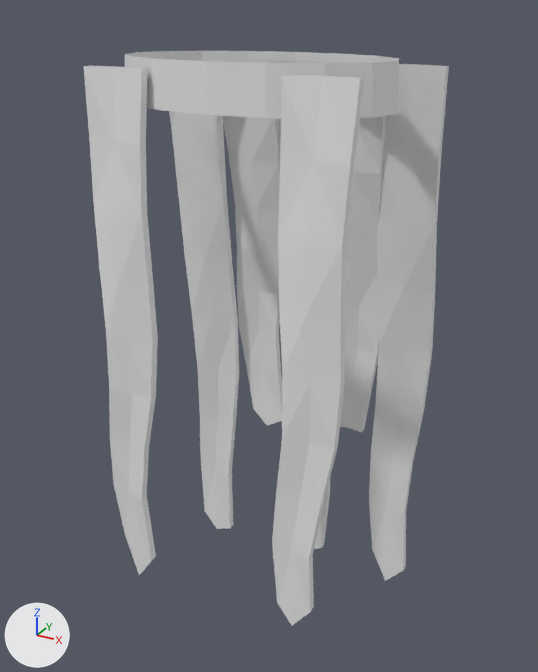
What one commit did to the OBJ model assets/stalker/stalker_coat.obj.
Both versions are drawn from a 50 mm lens placed at (2.13, -3.84, 2.18), pointed at (-0.03, 0.09, 0.22). Arrows for +X, +Y and +Z are at lower left; the lights stay in place. The picture after the commit comes second. Where no turn or scale is listed for an object, it has been applied to the vertices.

The older version as bpy lines, for what is in view:
```python
me_stalker_coat = bpy.data.meshes.new('stalker_coat')
me_stalker_coat.from_pydata(...)  # 410 vertices, 732 faces; spans x -0.92..0.92, y -0.73..0.73, z -1.95..1.95
ob_stalker_coat = bpy.data.objects.new('stalker_coat', me_stalker_coat)
ob_stalker_coat.location = (0.0, 0.0, 0.0)
```
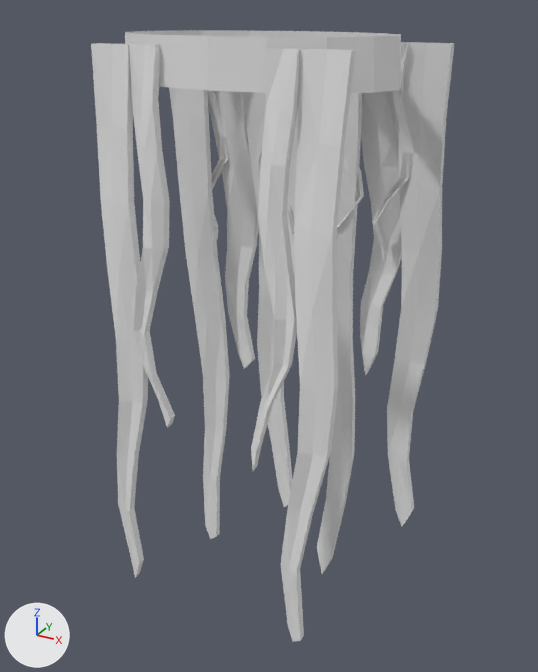
Pixel boxes [x1, y1, x2, y2] of what changed, in the pictures (538 x 672 px; the box of a moved part takes in the faces that stretch with it):
'stalker_coat', reshaped (6% taller)
    before: [84, 51, 449, 626]
    after: [91, 30, 454, 642]
part 1 of me_stalker_coat, moved or reshaped
    before: [125, 51, 399, 118]
    after: [125, 30, 401, 93]
part 2 of me_stalker_coat, rebuilt (13% narrower, 8% taller)
    before: [169, 111, 239, 529]
    after: [169, 88, 230, 539]
part 3 of me_stalker_coat, rebuilt
    before: [340, 116, 385, 432]
    after: [317, 93, 362, 574]
part 4 of me_stalker_coat, rebuilt (18% narrower, 7% taller)
    before: [272, 74, 364, 626]
    after: [281, 49, 356, 642]
part 5 of me_stalker_coat, rebuilt
    before: [265, 60, 330, 549]
    after: [287, 100, 299, 283]
part 6 of me_stalker_coat, rebuilt (23% narrower)
    before: [84, 66, 158, 575]
    after: [91, 43, 148, 578]
part 7 of me_stalker_coat, rebuilt
    before: [223, 60, 282, 425]
    after: [243, 92, 293, 507]
part 8 of me_stalker_coat, rebuilt (16% narrower, 6% shorter)
    before: [369, 64, 449, 581]
    after: [387, 42, 454, 526]
part 9 of me_stalker_coat, added
    after: [209, 91, 258, 369]
part 10 of me_stalker_coat, added
    after: [360, 42, 407, 375]
part 11 of me_stalker_coat, added
    after: [129, 44, 175, 428]
part 12 of me_stalker_coat, added
    after: [251, 48, 300, 470]
part 13 of me_stalker_coat, added
    after: [208, 91, 229, 240]
part 14 of me_stalker_coat, added (mostly hidden)
    after: [258, 150, 295, 277]
part 15 of me_stalker_coat, added (mostly hidden)
    after: [337, 159, 364, 228]
part 16 of me_stalker_coat, added
    after: [372, 42, 414, 262]

The change in detail:
me_stalker_coat is used by ob_stalker_coat; location (0.0, 0.0, 0.0).
me_stalker_coat had 410 vertices, 732 faces and spanned x -0.92..0.92, y -0.73..0.73, z -1.95..1.95.
me_stalker_coat now has 842 vertices, 1532 faces and spans x -0.93..0.93, y -0.71..0.71, z -2.06..2.06.
me_stalker_coat part 1: the loose piece of 32 vertices spanning x -0.81..0.83, y -0.63..0.36, z 1.7..1.95 is moved by (-0.01, 0.03, 0.11).
me_stalker_coat part 2: the loose piece of 54 vertices spanning x -0.92..-0.5, y 0.27..0.55, z -1.87..1.9 is rebuilt with 54 vertices and now spans x -0.93..-0.63, y 0.3..0.6, z -2.06..2.01.
me_stalker_coat part 3: the loose piece of 54 vertices spanning x 0.16..0.58, y 0.31..0.68, z -0.7..1.9 is rebuilt with 54 vertices and now spans x 0.11..0.41, y 0.33..0.64, z -2.03..2.01.
me_stalker_coat part 4: the loose piece of 54 vertices spanning x 0.41..0.81, y -0.73..-0.53, z -1.29..1.9 is rebuilt with 54 vertices and now spans x 0.47..0.76, y -0.71..-0.5, z -1.42..2.01.
me_stalker_coat part 5: the loose piece of 54 vertices spanning x -0.18..0.24, y 0.29..0.65, z -1.86..1.9 is rebuilt with 54 vertices and now spans x -0.15..0.15, y 0.32..0.71, z -0.79..2.01.
me_stalker_coat part 6: the loose piece of 54 vertices spanning x -0.79..-0.39, y -0.73..-0.53, z -1.4..1.9 is rebuilt with 54 vertices and now spans x -0.77..-0.48, y -0.71..-0.5, z -1.45..2.01.
me_stalker_coat part 7: the loose piece of 54 vertices spanning x -0.54..-0.12, y 0.28..0.6, z -0.76..1.9 is rebuilt with 54 vertices and now spans x -0.41..-0.11, y 0.32..0.7, z -1.54..2.01.
me_stalker_coat part 8: the loose piece of 54 vertices spanning x 0.5..0.92, y 0.32..0.73, z -1.95..1.9 is rebuilt with 54 vertices and now spans x 0.63..0.93, y 0.35..0.71, z -1.38..2.01.
me_stalker_coat part 9: a new loose piece of 54 vertices spanning x -0.67..-0.37, y 0.31..0.65, z -0.34..2.01.
me_stalker_coat part 10: a new loose piece of 54 vertices spanning x 0.37..0.67, y 0.34..0.69, z -0.19..2.01.
me_stalker_coat part 11: a new loose piece of 54 vertices spanning x -0.53..-0.29, y -0.68..-0.51, z -0.16..2.01.
me_stalker_coat part 12: a new loose piece of 54 vertices spanning x 0.25..0.52, y -0.68..-0.51, z -0.28..2.01.
me_stalker_coat part 13: a new loose piece of 54 vertices spanning x -0.77..-0.52, y 0.34..0.53, z 0.67..2.01.
me_stalker_coat part 14: a new loose piece of 54 vertices spanning x -0.3..-0.02, y 0.34..0.53, z 0.51..2.01.
me_stalker_coat part 15: a new loose piece of 54 vertices spanning x 0.16..0.42, y 0.34..0.53, z 0.71..2.01.
me_stalker_coat part 16: a new loose piece of 54 vertices spanning x 0.49..0.74, y 0.34..0.53, z 0.72..2.01.
